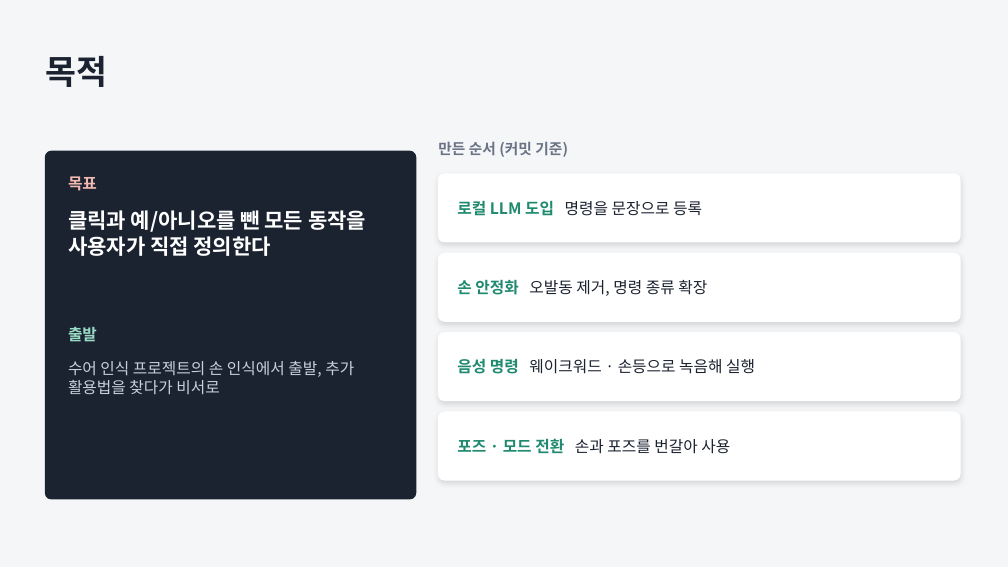
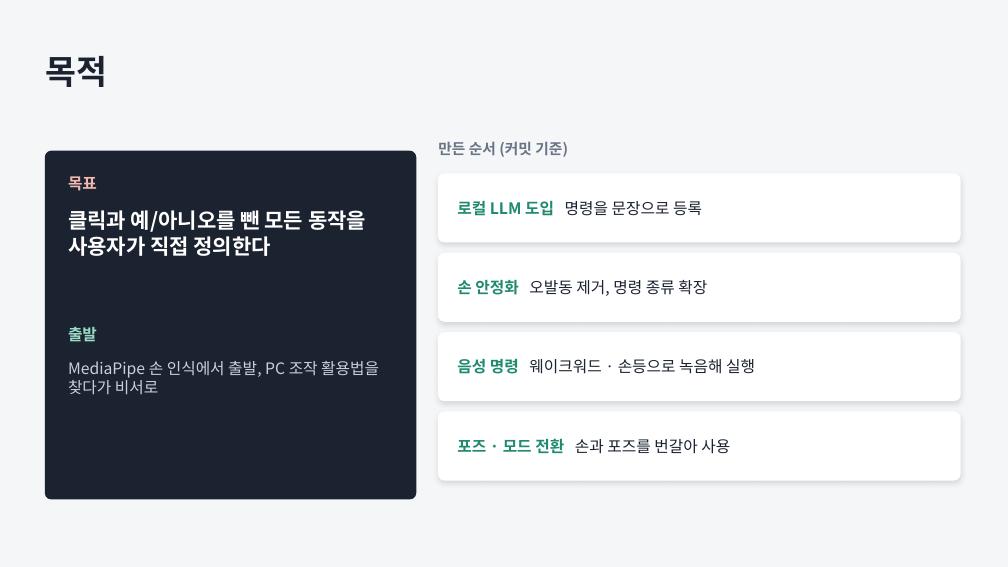
Before and after one commit to JungUH-0/JungPra, a slide deck: slide 2 of pythonpra/myproject/ppt/assistant_devlog.pptx. Drawn at 1008x567 pixels with LibreOffice and Linux fonts; fonts in the diff are those of the drawing. Boxes give left, top, right and bottom in pixels: in the first picture for what was removed or moved away, otherwise in the second. Text is boxed around its words. In the diff, an @@ line names an element or a change of style, - is before the commit and + after.

```diff
--- a/pythonpra/myproject/ppt/assistant_devlog.pptx
+++ b/pythonpra/myproject/ppt/assistant_devlog.pptx
@@ text at [68, 361, 379, 395]: text changed @@
-수어 인식 프로젝트의 손 인식에서 출발, 추가 활용법을 찾다가 비서로
+MediaPipe 손 인식에서 출발, PC 조작 활용법을 찾다가 비서로
```
Also in this commit, not shown: 5 other slides changed, 5 other files.
